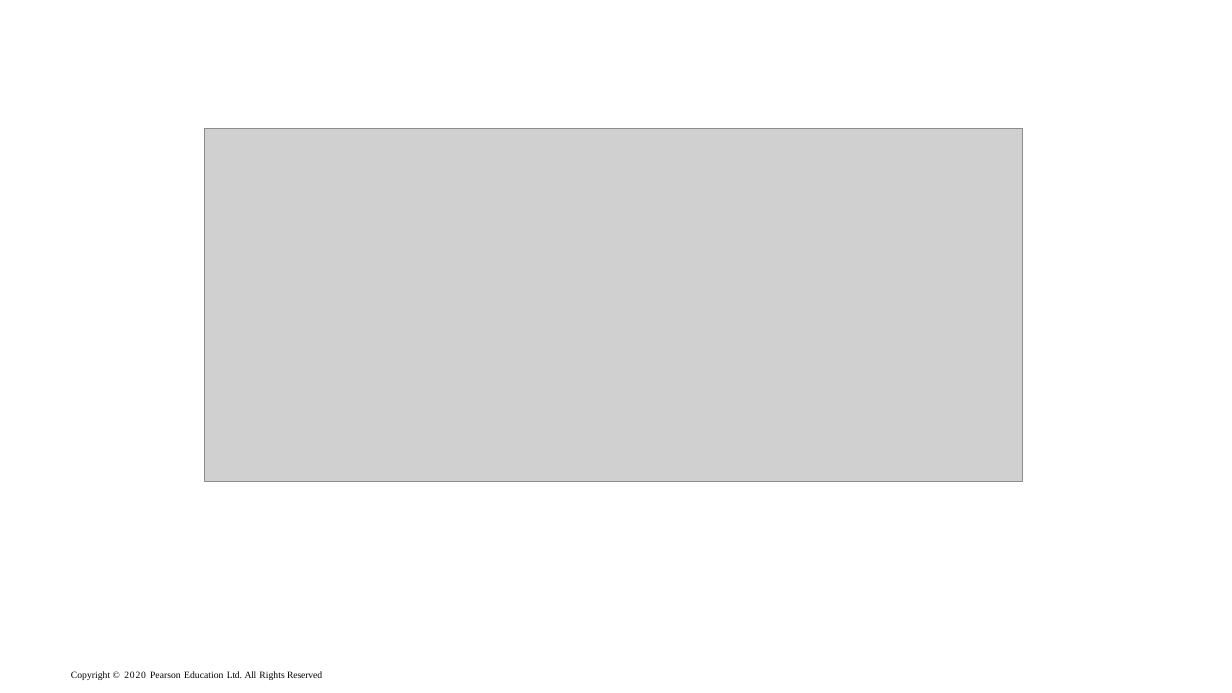
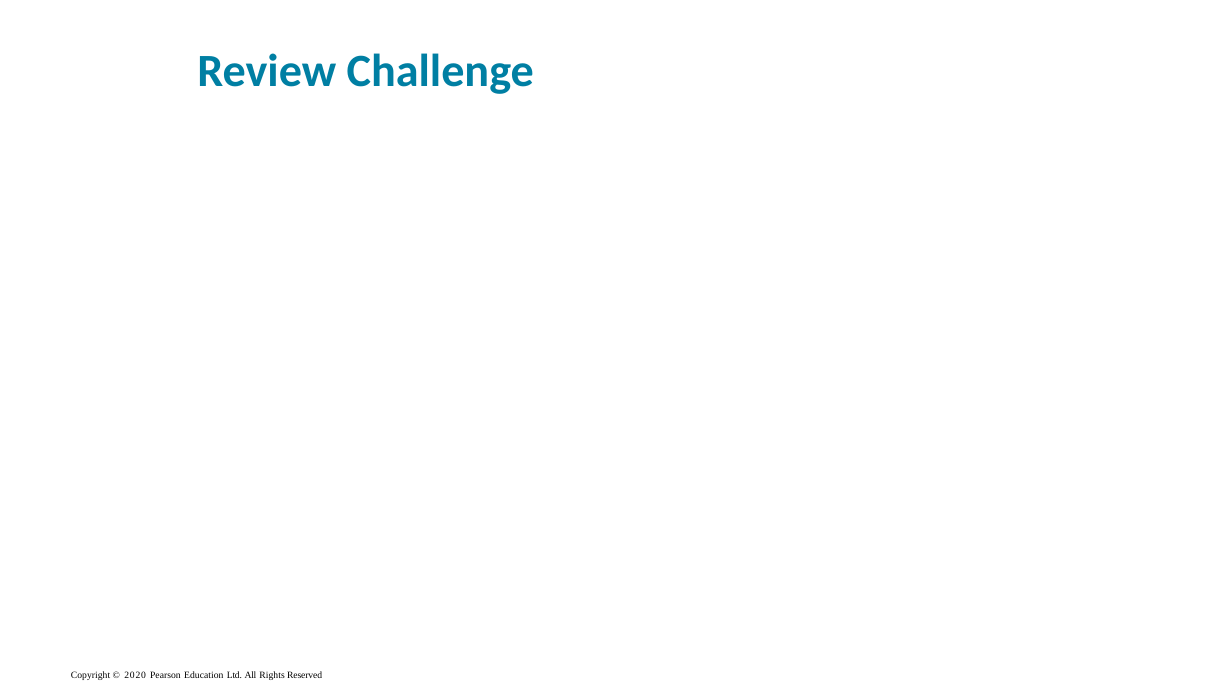
Before and after one commit to xiaoleibi/DMU26, a slide deck: slide 2 of ppt/uge40LoopsPartII.pptx. Drawn at 1232x693 pixels with LibreOffice and Linux fonts; fonts in the diff are those of the drawing; grey boxes stand for pictures. Boxes give left, top, right and bottom in pixels: in the first picture for what was removed or moved away, otherwise in the second. Text is boxed around its words. In the diff, an @@ line names an element or a change of style, - is before the commit and + after.

```diff
--- a/ppt/uge40LoopsPartII.pptx
+++ b/ppt/uge40LoopsPartII.pptx
@@ text added at (197,53,534,94), 36 pt, text #007FA3, bold @@
+Review Challenge
@@ picture removed at (204,128,1022,482) @@
```
Also in this commit, not shown: 4 other slides changed, 1 slide added, 2 other files.
